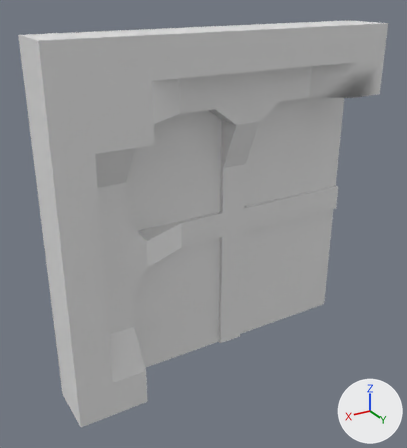
An edit to the FBX model Assets/Models/LevelMap.fbx, drawn before and after from the same camera.
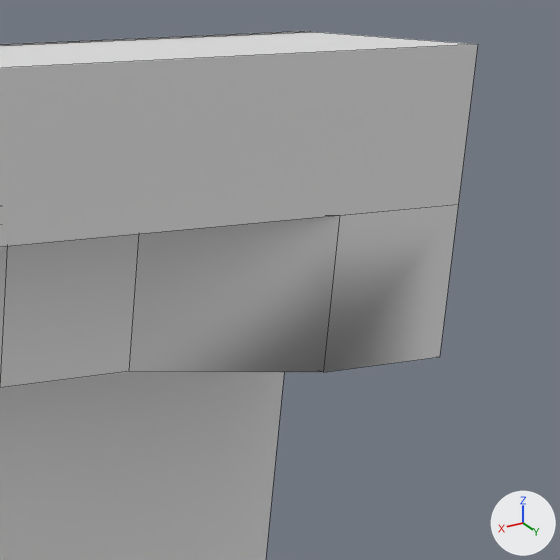
Each version appears first whole from a 50 mm lens placed at (16.5, 26.8, 12.2), pointed at (1.1, 1.1, -0.7), and next in a close-up on the part from 69% to 100% of the width and 3% to 31% of the height. Arrows for +X, +Y and +Z are at lower right; the lights stay in place. The close-ups show mesh edges as thin lines.

The scene before the commit, as lines of its bpy script (objects in view):
```python
me_cube_001 = bpy.data.meshes.new('Cube.001')
me_cube_001.from_pydata(...)  # 122 vertices, 120 faces; spans x -10.0..10.0, y -0.1..3.0, z -10.0..10.0
ob_cube = bpy.data.objects.new('Cube', me_cube_001)
ob_cube.location = (0.0, 0.0, 0.0)
```
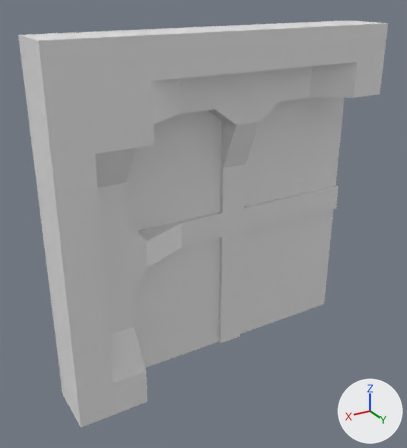
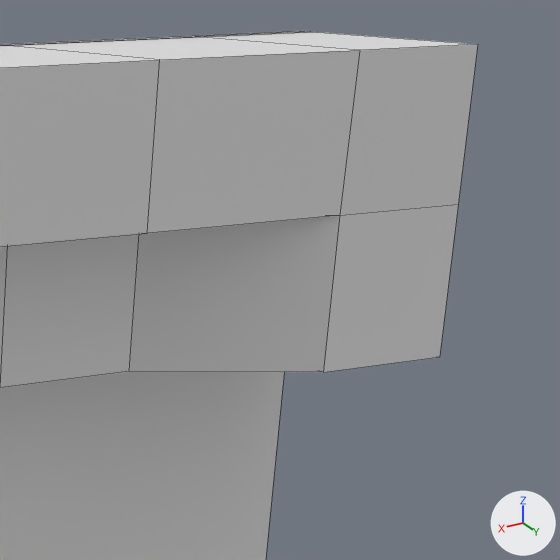
Where the change shows, as pixel boxes [x1, y1, x2, y2] in the close-ups (560 x 560 px):
part 1 of me_cube_001, built on: [0, 32, 478, 247] in both

What changed in the scene script:
```text
Change me_cube_001:
    used by ob_cube; location = (0.0, 0.0, 0.0)
    remove me_cube_001.from_pydata(...)  # 122 vertices, 120 faces; spans x -10.0..10.0, y -0.1..3.0, z -10.0..10.0
    add me_cube_001.from_pydata(...)  # 156 vertices, 154 faces; spans x -10.0..10.0, y -0.1..3.0, z -10.0..10.0
    me_cube_001 part 1
    10 vertices are removed from x -2.2..8.0, y 0.0..3.0, z -7.8..8.0
    45 faces are deleted
    22 vertices are added at x -7.9..10.0, y 0.0..3.0, z -4.8..10.0
    6 new vertices lie (1.0, 0.0, 0.0) away from vertices in x 5.0, y 0.0..3.0, z 6.0..10.0
    8 new vertices lie (2.0, 0.0, 0.0) away from vertices in x 6.0..8.0, y 0.0..3.0, z -7.9..10.0
    8 new vertices lie (0.0, 3.0, 0.0) away from vertices in x -7.9..10.0, y 0.0, z -4.8..10.0
    79 new faces join them
```
